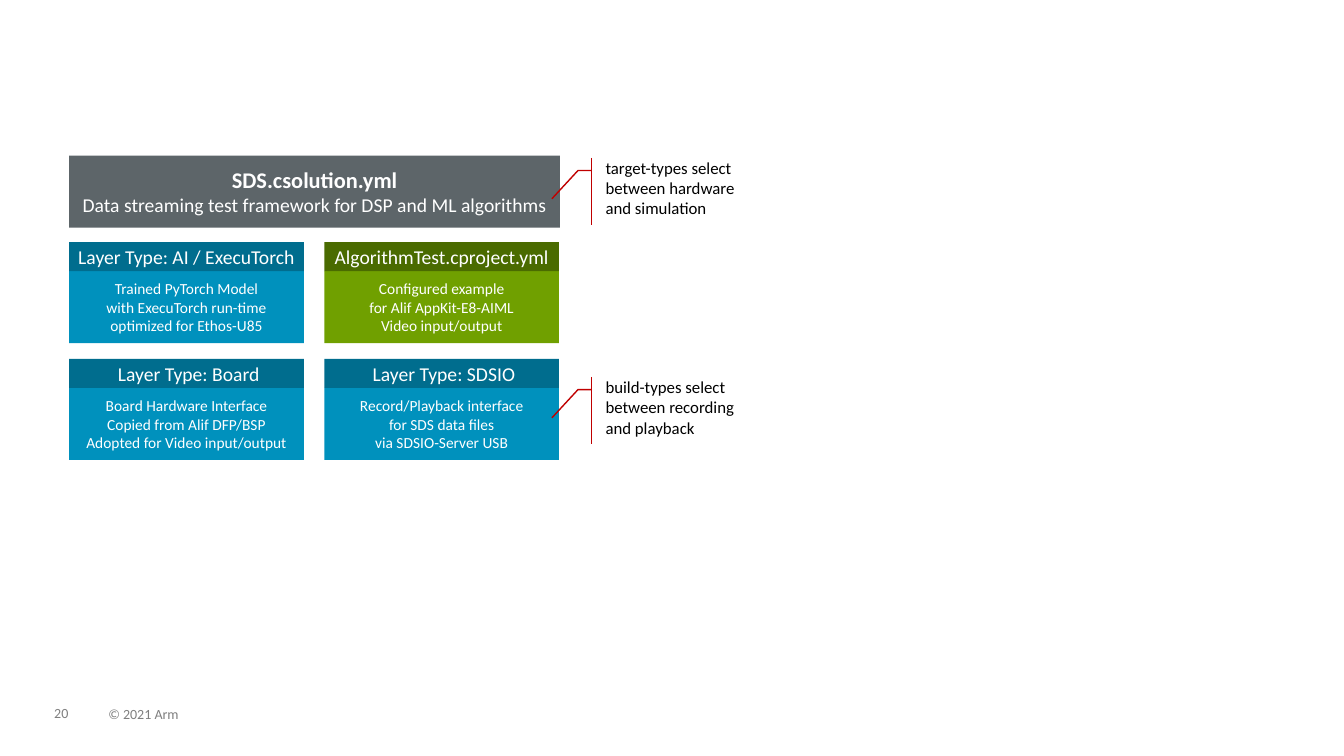
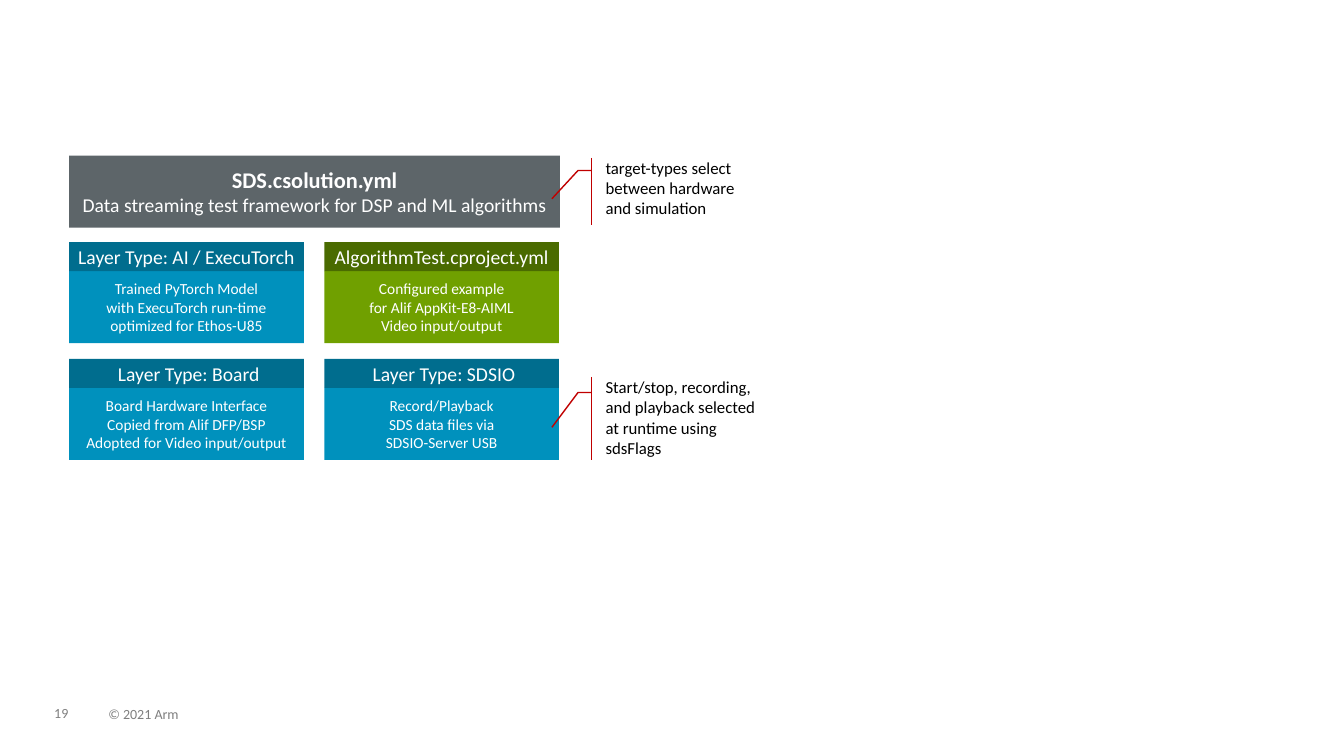
Before and after one commit to ARM-software/SDS-Framework, a slide deck: slide 19 of documentation/images/overview.pptx (slide 20 before the commit). Drawn at 1344x756 pixels with LibreOffice and Linux fonts; fonts in the diff are those of the drawing. Boxes give left, top, right and bottom in pixels: in the first picture for what was removed or moved away, otherwise in the second. Text is boxed around its words. In the diff, an @@ line names an element or a change of style, - is before the commit and + after.

```diff
--- a/documentation/images/overview.pptx
+++ b/documentation/images/overview.pptx
@@ text in accent callout at [606,381,755,457]: text changed @@
-build-types select between recording
-and playback
+Start/stop, recording,
+and playback selected at runtime using sdsFlags
@@ accent callout "Start/stop, recording, and playback selected ...": place and size @@
-accent callout "Start/stop, recording, and playback selected ..." at [606,377,771,445]
+accent callout "Start/stop, recording, and playback selected ..." at [606,377,771,460]
@@ text in rectangle at [386,400,497,448]: text changed @@
-Record/Playback interface
-for SDS data files
-via SDSIO-Server USB
+Record/Playback
+SDS data files via
+SDSIO-Server USB
@@ page number at [54,709,68,718]: text changed @@
-20
+19
```
Also in this commit, not shown: 13 other slides changed, 1 slide removed.
